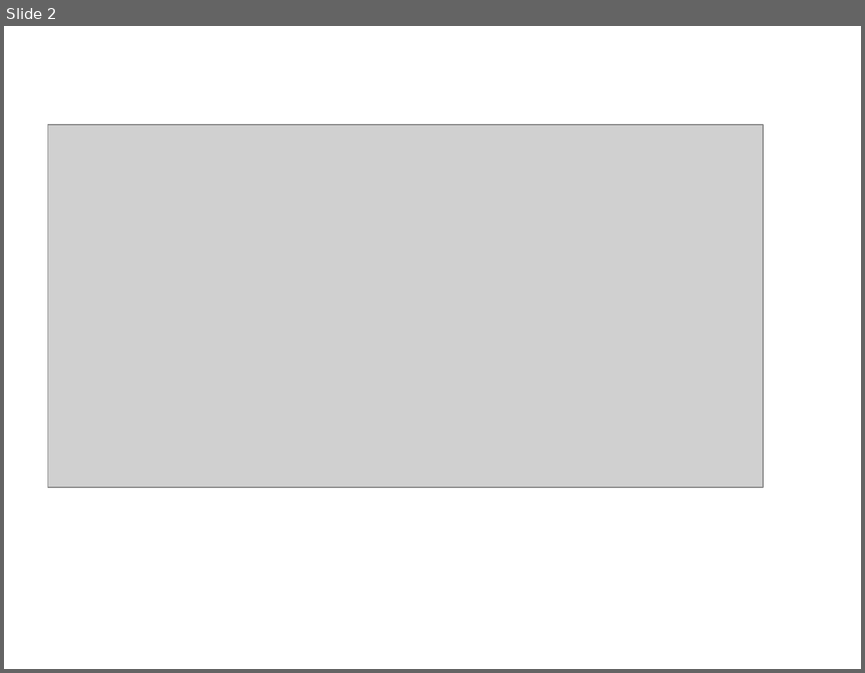
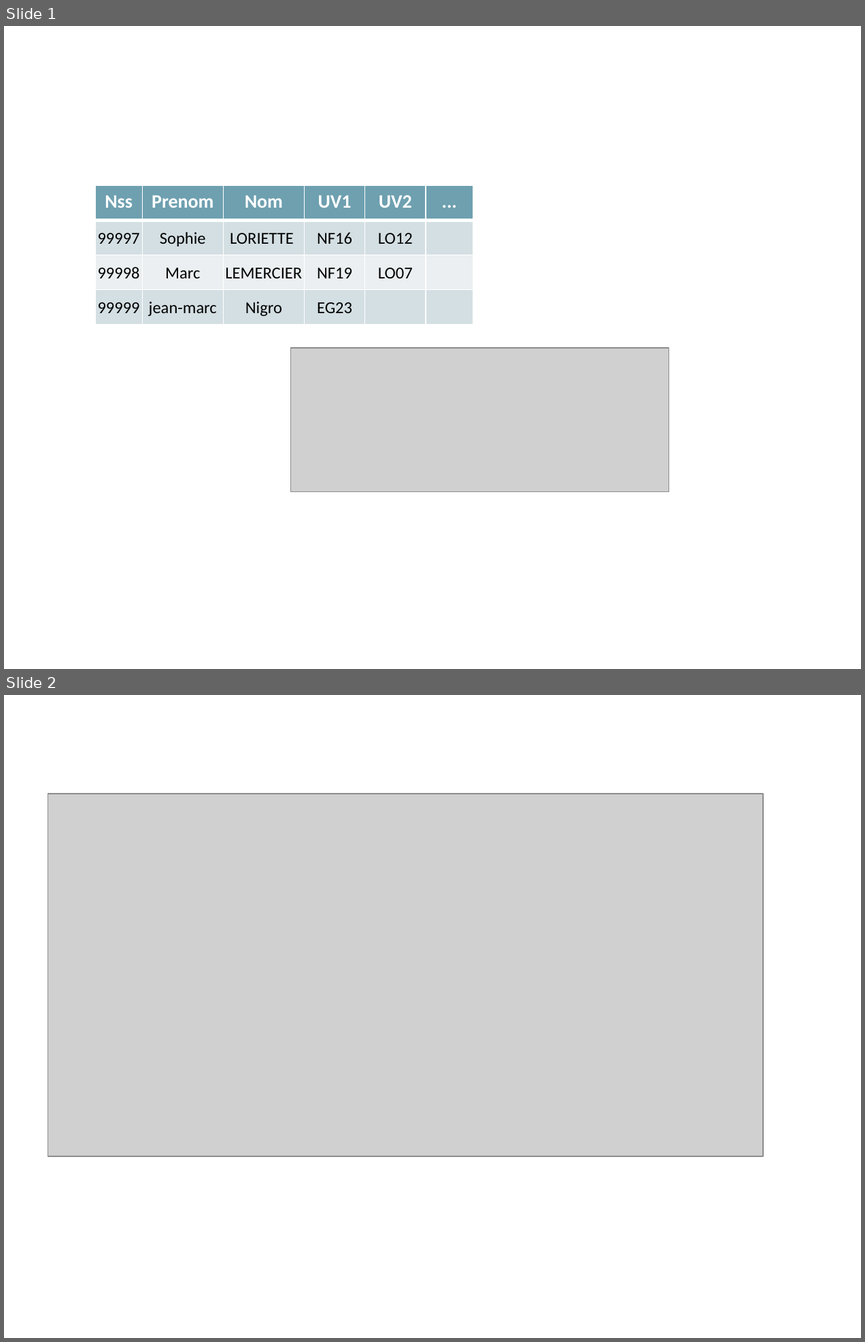
Before and after one commit to JoyCJay/EG23_projet, a slide deck: img/新建 Microsoft PowerPoint 演示文稿.pptx. Shown one above the other, each under a label of ours: slide 2 before the commit, slides 1 and 2 after it. The pictures are 865x673 and 865x1342 pixels, drawn with LibreOffice and Linux fonts; fonts in the diff are those of the drawing; grey boxes stand for pictures. Boxes give left, top, right and bottom in pixels: in the first picture for what was removed or moved away, otherwise in the second. Text is boxed around its words. In the diff, an @@ line names an element or a change of style, - is before the commit and + after.

```diff
--- a/img/新建 Microsoft PowerPoint 演示文稿.pptx
+++ b/img/新建 Microsoft PowerPoint 演示文稿.pptx
@@ slide 1 added at (4,26,861,669), background #FFFFFF @@
@@ table added at (95,185,472,324), 4 rows, 6 columns @@
+Nss | Prenom | Nom | UV1 | UV2 | ...
+99997 | Sophie | LORIETTE | NF16 | LO12 | 
+99998 | Marc | LEMERCIER | NF19 | LO07 | 
+99999 | jean-marc | Nigro | EG23 |  | 
@@ picture added at (291,347,669,491) @@
```
Also in this commit, not shown: 1 slide changed, 1 other slide added, 2 slides removed, 54 other files.
